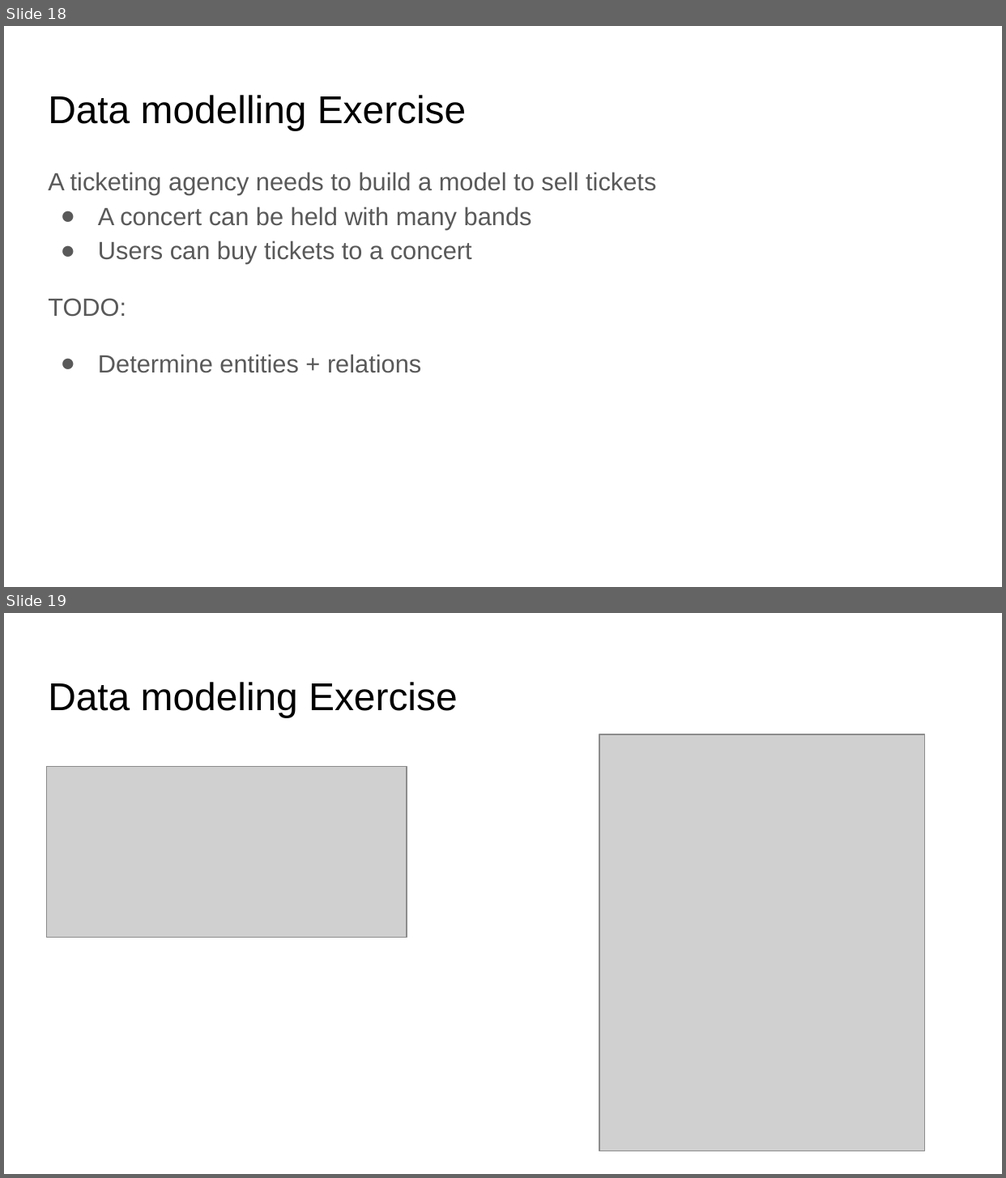
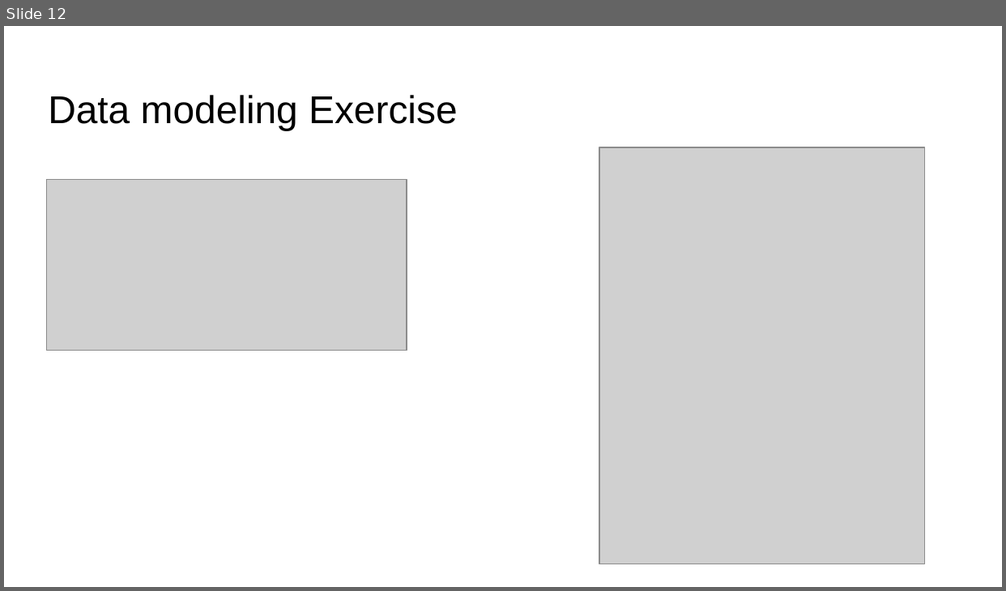
Before and after one commit to coroveiandrei/UTCNSoftwareDesignLab, a slide deck: lab2/Slides.pptx. Shown one above the other, each under a label of ours: slides 18 and 19 before the commit, slide 12 after it. The pictures are 1006x1178 and 1006x591 pixels, drawn with LibreOffice and Linux fonts; fonts in the diff are those of the drawing; grey boxes stand for pictures. Boxes give left, top, right and bottom in pixels: in the first picture for what was removed or moved away, otherwise in the second. Text is boxed around its words. In the diff, an @@ line names an element or a change of style, - is before the commit and + after.

```diff
--- a/lab2/Slides.pptx
+++ b/lab2/Slides.pptx
@@ slide 18 removed at (4,26,1002,587), background #FFFFFF @@
@@ title removed at (48,95,467,130) @@
-Data modelling Exercise
@@ text removed at (48,172,656,373) @@
-A ticketing agency needs to build a model to sell tickets
-● A concert can be held with many bands
-● Users can buy tickets to a concert
-TODO:
-● Determine entities + relations
@@ what was slide 19 is now slide 12 @@
```
Also in this commit, not shown: 3 slides changed, 8 slides added, 14 other slides removed.
